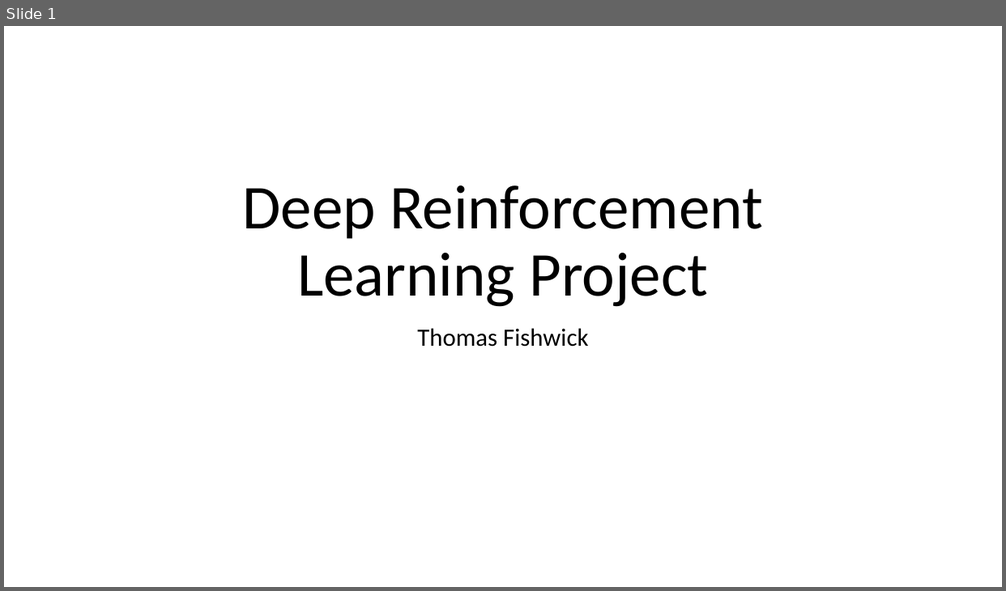
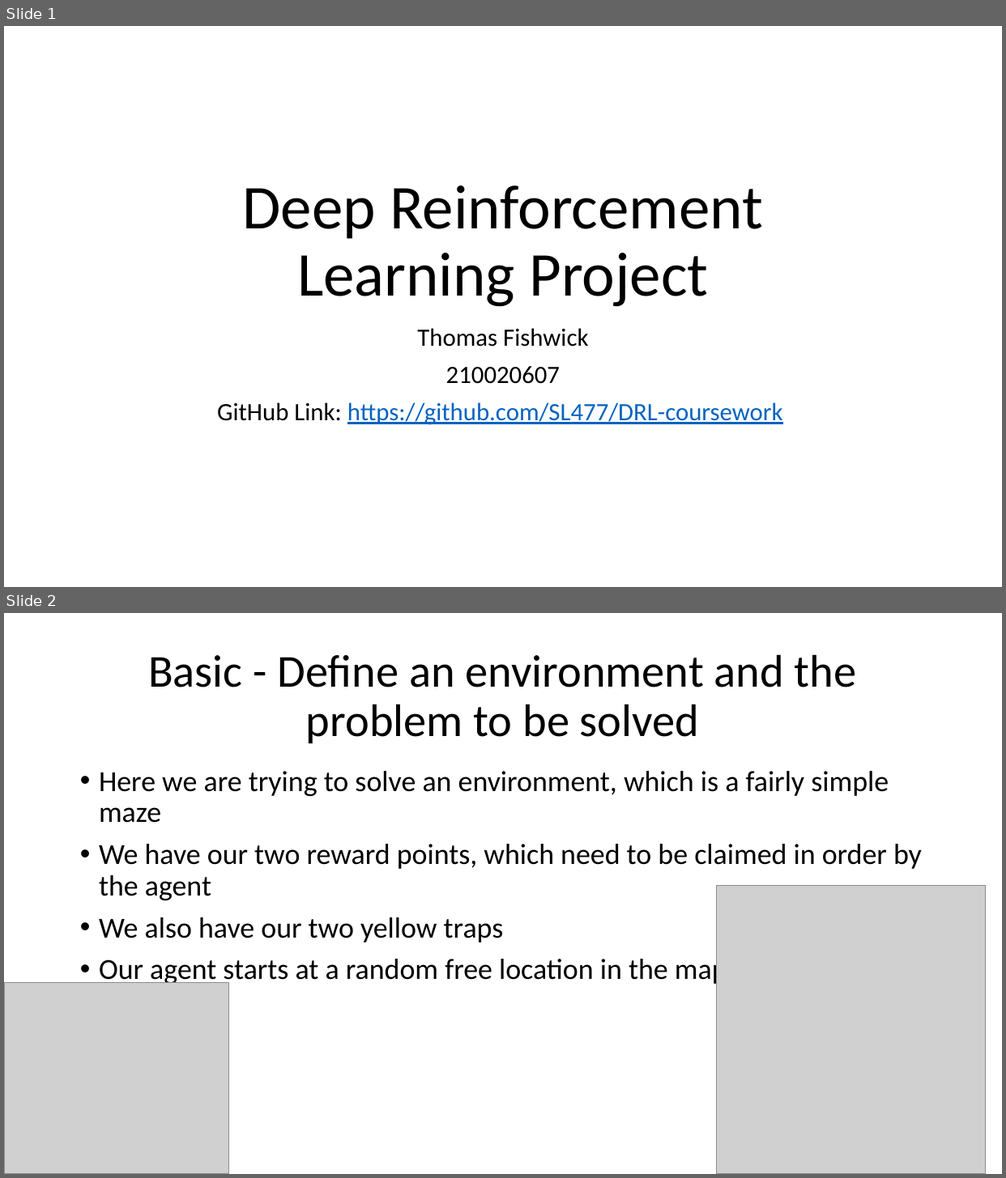
Before and after one commit to SL477/DRL-coursework, a slide deck: presentation.pptx. Shown one above the other, each under a label of ours: slide 1 before the commit, slides 1 and 2 after it. The pictures are 1006x591 and 1006x1178 pixels, drawn with LibreOffice and Linux fonts; fonts in the diff are those of the drawing; grey boxes stand for pictures. Boxes give left, top, right and bottom in pixels: in the first picture for what was removed or moved away, otherwise in the second. Text is boxed around its words. In the diff, an @@ line names an element or a change of style, - is before the commit and + after.

```diff
--- a/presentation.pptx
+++ b/presentation.pptx
@@ slide 2 added at [4,613,1002,1174], background #FFFFFF @@
@@ title added at [148,654,857,743], 44 pt, text #000000 @@
+Basic - Define an environment and the problem to be solved
@@ text added at [99,771,922,987], 28 pt, text #000000 @@
+• Here we are trying to solve an environment, which is a fairly simple maze
+• We have our two reward points, which need to be claimed in order by the agent
+• We also have our two yellow traps
+• Our agent starts at a random free location in the map
@@ picture added at [717,885,987,1174] @@
@@ picture added at [4,983,228,1174] @@
@@ slide 1 changed as well @@
@@ subtitle at [217,366,783,425]: paragraphs added @@
+210020607
+GitHub Link: https://github.com/SL477/DRL-coursework
```
Also in this commit, not shown: 12 other slides added, 1 other file.
